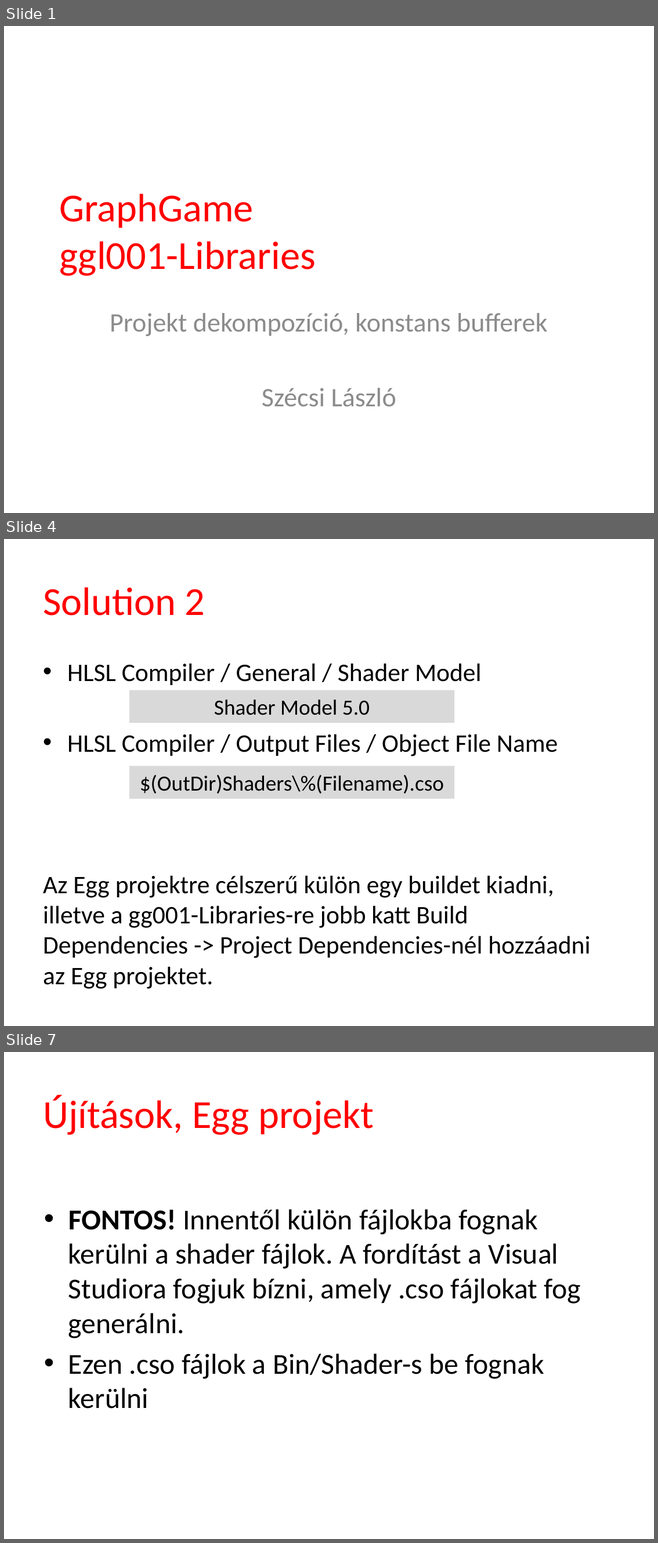
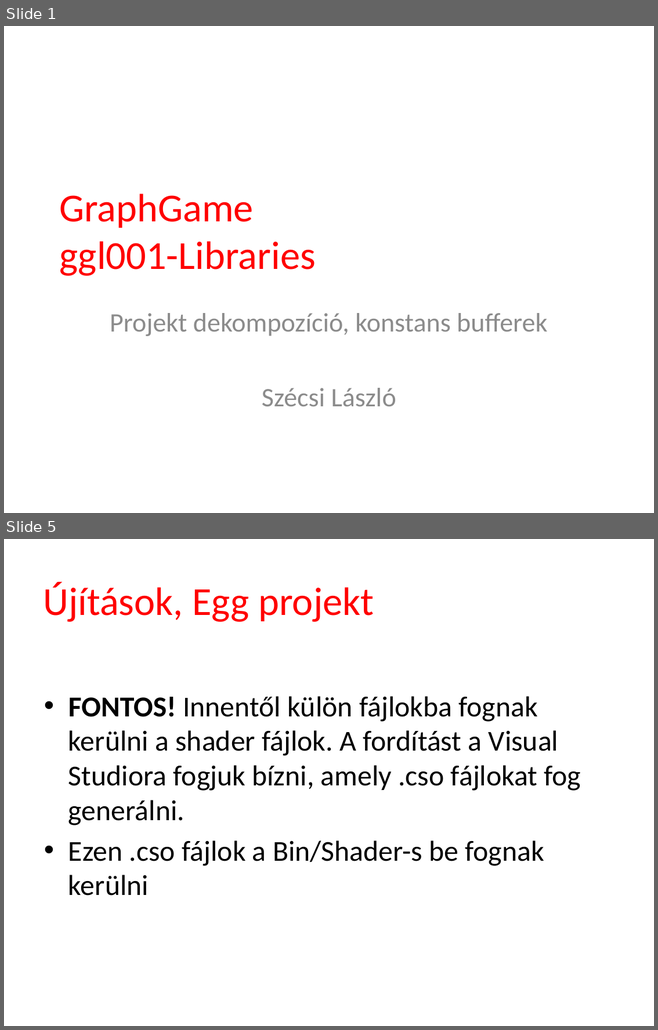
Before and after one commit to tyekx/dx12, a slide deck: Slides/gg001-Libraries.pptx. Shown one above the other, each under a label of ours: slides 1, 4 and 7 before the commit, slides 1 and 5 after it; the slides between them are not shown. The pictures are 658x1543 and 658x1030 pixels, drawn with LibreOffice and Linux fonts; fonts in the diff are those of the drawing; background and template pictures are left out. Boxes give left, top, right and bottom in pixels: in the first picture for what was removed or moved away, otherwise in the second. Text is boxed around its words. In the diff, an @@ line names an element or a change of style, - is before the commit and + after.

```diff
--- a/Slides/gg001-Libraries.pptx
+++ b/Slides/gg001-Libraries.pptx
@@ slide 4 removed at (4, 539, 654, 1026), background #FFFFFF @@
@@ title removed at (43, 587, 205, 616) @@
-Solution 2
@@ text removed at (43, 663, 590, 989) @@
-• HLSL Compiler / General / Shader Model
-• HLSL Compiler / Output Files / Object File Name
-Az Egg projektre célszerű külön egy buildet kiadni, illetve a gg001-Libraries-re jobb katt Build Dependencies -> Project Dependencies-nél hozzáadni az Egg projektet.
@@ rectangle removed at (129, 690, 454, 723) @@
-Shader Model 5.0
@@ rectangle removed at (129, 766, 454, 799) @@
-$(OutDir)Shaders\%(Filename).cso
@@ what was slide 7 is now slide 5 @@
```
Also in this commit, not shown: 3 slides changed, 1 other slide removed, 5 other files.
